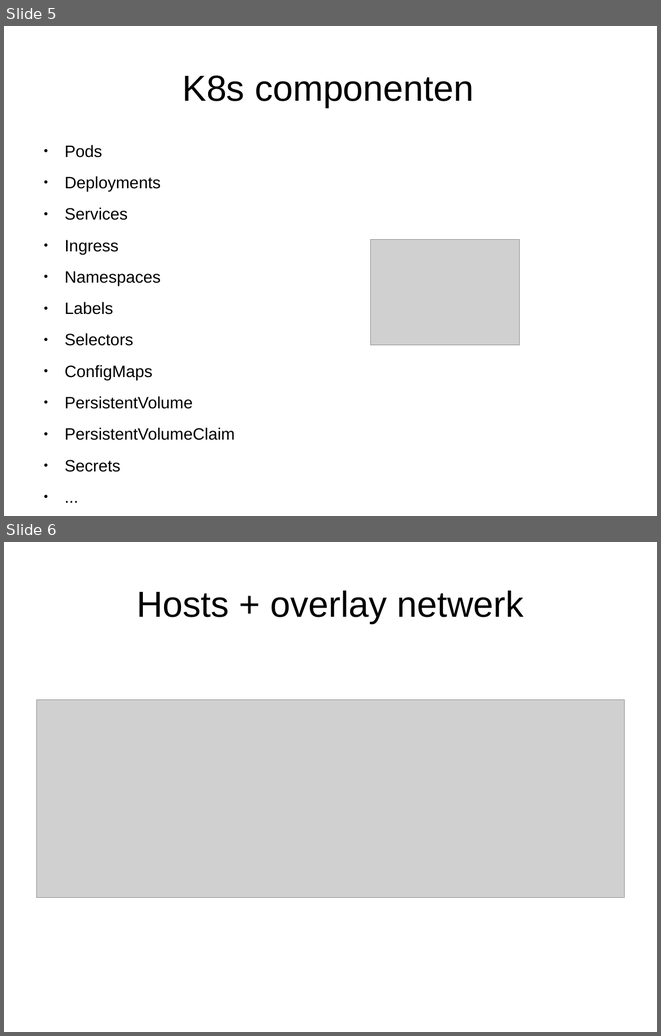
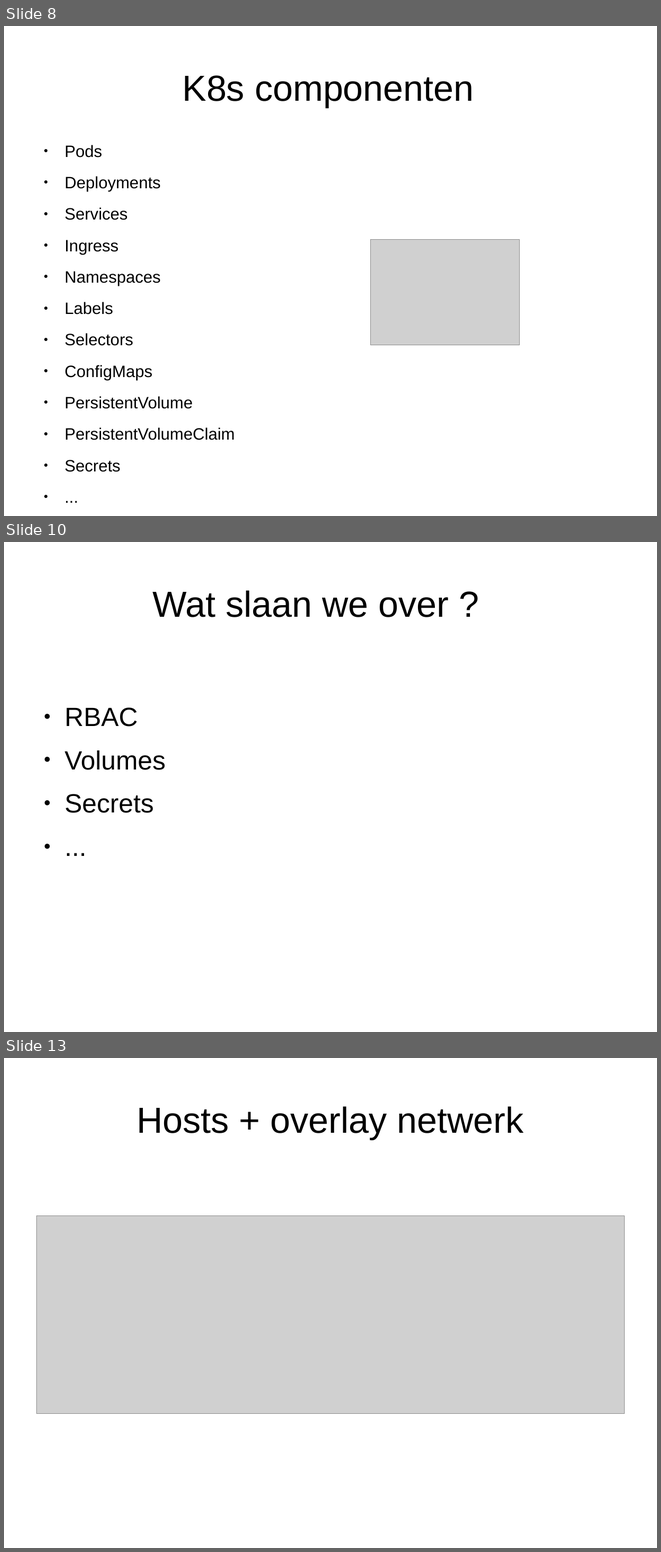
Before and after one commit to markbenschop/k8s-workshop, a slide deck: k8s_demo_proxy.odp. Shown one above the other, each under a label of ours: slides 5 and 6 before the commit, slides 8, 10 and 13 after it; the slides between them are not shown. The pictures are 661x1036 and 661x1552 pixels, drawn with LibreOffice and Linux fonts; fonts in the diff are those of the drawing; grey boxes stand for pictures. Boxes give left, top, right and bottom in pixels: in the first picture for what was removed or moved away, otherwise in the second. Text is boxed around its words. In the diff, an @@ line names an element or a change of style, - is before the commit and + after.

```diff
--- a/k8s_demo_proxy.odp
+++ b/k8s_demo_proxy.odp
@@ slide 10 added at (4,542,657,1032), background #FFFFFF @@
@@ title added at (153,590,449,617), 44 pt, text #000000 @@
+Wat slaan we over ?
@@ text added at (64,707,165,813), 32 pt, text #000000 @@
+● RBAC
+● Volumes
+● Secrets
+● ...
@@ what was slide 5 is now slide 8 @@
@@ what was slide 6 is now slide 13 @@
```
Also in this commit, not shown: 4 slides changed, 8 other slides added, 4 slides removed, 1 other file.
